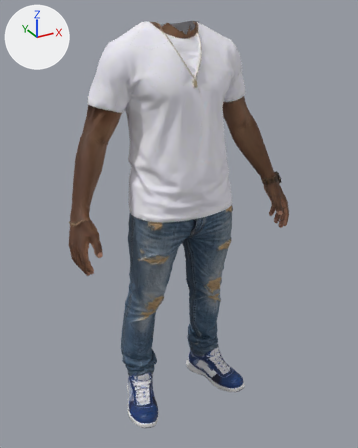
Renders of the glTF model godot-world-fracture/models/operators/bodies/real-male.glb from each side of a commit.
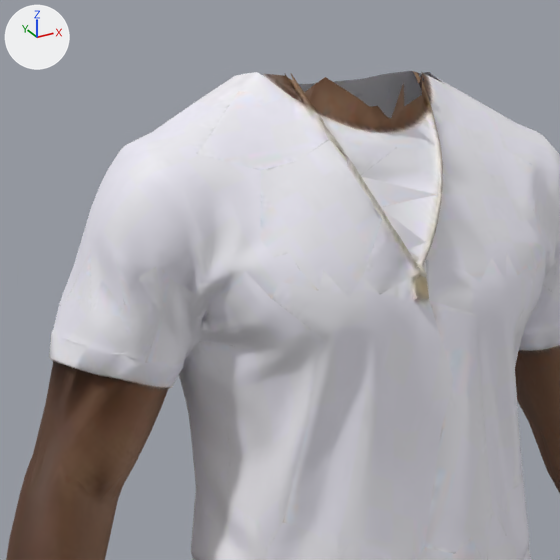
Each version is shown whole from a 50 mm lens placed at (-0.792, -1.436, 1.48), pointed at (0.006, 0.014, 0.754), then close up on the part from 20% to 66% of the width and 0% to 36% of the height. Lighting does not change. The marker at upper left points along +X, +Y and +Z. The last two pictures show the newer version. Vertices at exactly the same position are counted once.

Names of what the first close-up shows: 'output_unwrapped'.
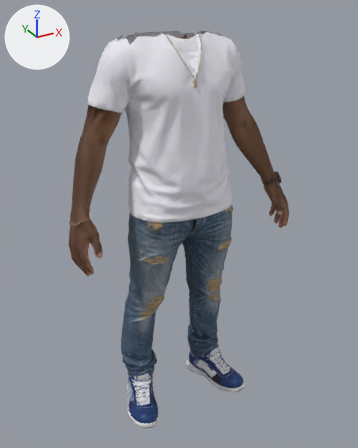
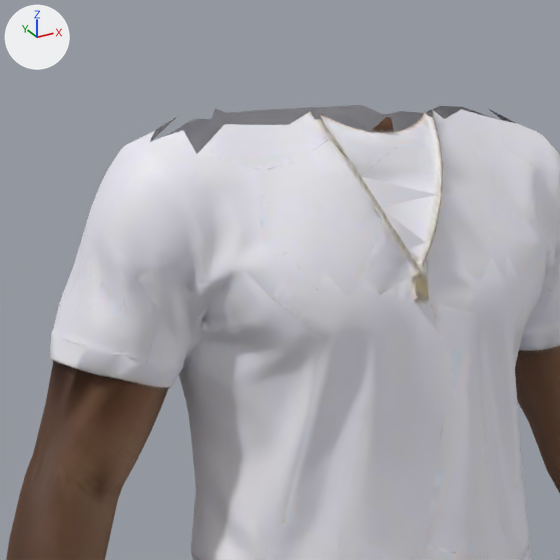
What the commit changed:
me_output_unwrapped is used by ob_output_unwrapped; location (0.0, 0.0, 0.0).
me_output_unwrapped had 8580 vertices, 17120 faces and spanned x -0.422..0.422, y -0.152..0.152, z 0.0..1.438.
me_output_unwrapped now has 8459 vertices, 16875 faces and spans x -0.422..0.422, y -0.152..0.152, z 0.0..1.407.
Part 1, on me_output_unwrapped:
121 vertices are removed from x -0.143..0.137, y -0.036..0.101, z 1.408..1.438.
245 faces are deleted.

Boxes [x1, y1, x2, y2] around the edits, measured in the close-ups (560 x 560 px):
'output_unwrapped', reshaped: before [6, 71, 560, 560]; after [6, 105, 560, 560]
part 1 of me_output_unwrapped, deleted: before [150, 71, 515, 154]
